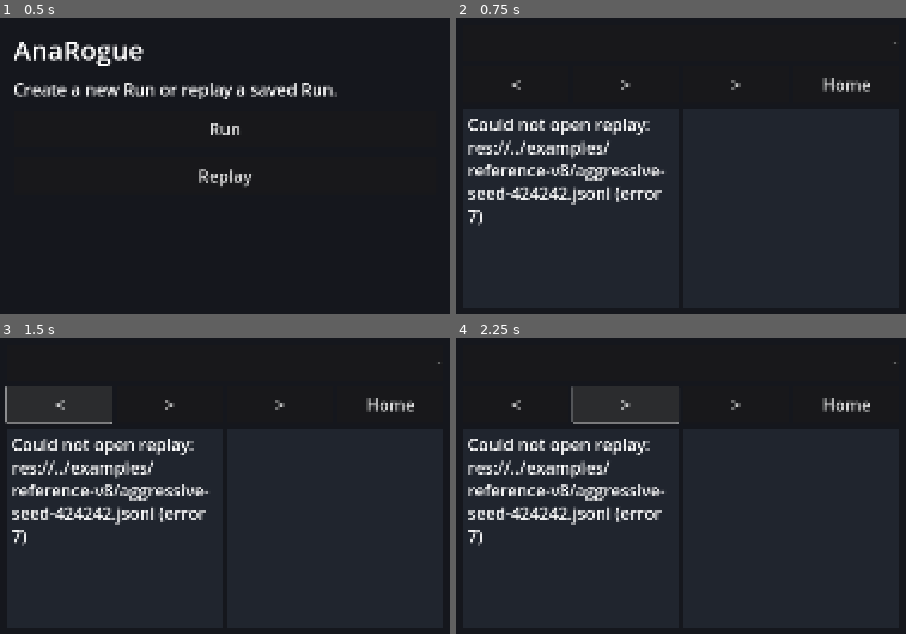
Above: before the commit, frames 1-4 (two rows, left to right).
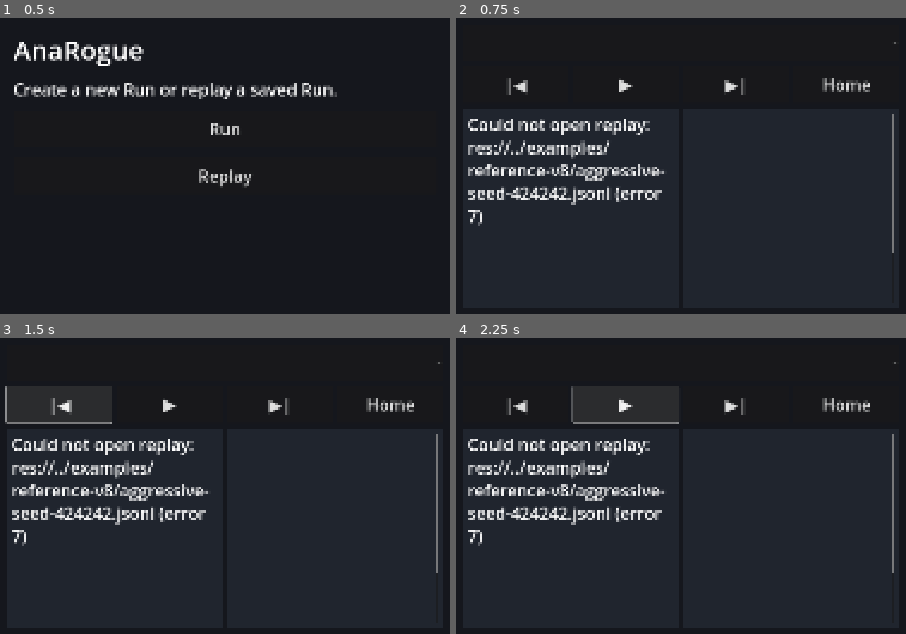
Above: after the commit, the same moments.

Repository: torafugu/anarogue
Game: Godot game, scene res://scenes/home.tscn
Same seed, same stepped clock (60 frames per second), same inputs: the game is played once before the commit and once after it.
Inputs:
- Up to frame 1 (0.5 s): no input
- Up to frame 2 (0.75 s): click "Replay" at 0.5 s
- Up to frame 3 (1.5 s): click "<" (after the commit: "|◀") at 1.25 s
- Up to frame 4 (2.25 s): click ">" (after the commit: "▶") at 2 s

Frame 1 is identical in both runs. In frame 2, 0.6% of the frame differs, in the area x 11-98%, y 20-80%; in frame 3, 0.6%; in frame 4, 0.6%.

Commit message:
Use Replay transport symbols and individual player status labels

Diff:
--- a/game/scripts/replay_viewer.gd
+++ b/game/scripts/replay_viewer.gd
@@ -41,7 +41,7 @@
 var pending_catalog_run := ""
 var run_selector: OptionButton
 var status_label: RichTextLabel
-var player_label: RichTextLabel
+var player_labels: Dictionary[String, Label] = {}
 var log_panel: PanelContainer
 var player_panel: PanelContainer
 var map_overlay: PanelContainer
@@ -94,13 +94,13 @@
 	run_selector.item_selected.connect(select_run_at)
 	add_child(run_selector)
 
-	var previous_button := make_button("<", previous_frame)
+	var previous_button := make_button("|◀", previous_frame)
 	previous_button.name = "PreviousButton"
 	previous_button.tooltip_text = "Previous frame (Left arrow)"
-	play_button = make_button(">", toggle_playing)
+	play_button = make_button("▶", toggle_playing)
 	play_button.name = "PlayButton"
 	play_button.tooltip_text = "Play / Pause (Space)"
-	var next_button := make_button(">", next_frame)
+	var next_button := make_button("▶|", next_frame)
 	next_button.name = "NextButton"
 	next_button.tooltip_text = "Next frame (Right arrow)"
 	var simulator_button := make_button("Home", open_home)
@@ -110,8 +110,22 @@
 	status_label = make_info_text("LogText")
 	log_panel.add_child(status_label)
 	player_panel = make_info_panel("PlayerPanel")
-	player_label = make_info_text("PlayerInfo")
-	player_panel.add_child(player_label)
+	var player_scroll := ScrollContainer.new()
+	player_scroll.name = "PlayerScroll"
+	player_scroll.horizontal_scroll_mode = ScrollContainer.SCROLL_MODE_DISABLED
+	player_panel.add_child(player_scroll)
+	var player_info := VBoxContainer.new()
+	player_info.name = "PlayerInfo"
+	player_info.size_flags_horizontal = Control.SIZE_EXPAND_FILL
+	player_info.add_theme_constant_override("separation", 8)
+	player_scroll.add_child(player_info)
+	for key in ["level", "xp", "hp", "attack", "defense", "weapon_kind", "range", "potions", "weapon", "armor"]:
+		var label := Label.new()
+		label.name = key.to_pascal_case() + "Label"
+		label.autowrap_mode = TextServer.AUTOWRAP_WORD_SMART
+		label.size_flags_horizontal = Control.SIZE_EXPAND_FILL
+		player_info.add_child(label)
+		player_labels[key] = label
 
 	map_overlay = PanelContainer.new()
 	map_overlay.name = "MapOverlay"
@@ -304,7 +318,7 @@
 	reset_log_history()
 	frame_index = 0
 	playing = false
-	play_button.text = ">"
+	play_button.text = "▶"
 	update_status()
 	queue_redraw()
 
@@ -323,7 +337,7 @@
 	run_selector.select(replay.run_ids.size() - 1)
 	frame_index = 0
 	playing = false
-	play_button.text = ">"
+	play_button.text = "▶"
 	update_status()
 	queue_redraw()
 
@@ -334,7 +348,7 @@
 	var key := str(run_selector.get_item_metadata(index))
 	if not catalog_runs.is_empty():
 		playing = false
-		play_button.text = ">"
+		play_button.text = "▶"
 		pending_catalog_run = key
 		catalog.load_run(key)
 	elif replay.select_run(key):
@@ -356,7 +370,7 @@
 	arrow_elapsed = 0.0
 	if frame_index == replay.frames.size() - 1:
 		playing = false
-		play_button.text = ">"
+		play_button.text = "▶"
 	update_status()
 	queue_redraw()
 
@@ -367,7 +381,7 @@
 	if frame_index == replay.frames.size() - 1:
 		frame_index = 0
 	playing = not playing
-	play_button.text = "||" if playing else ">"
+	play_button.text = "⏸" if playing else "▶"
 	auto_elapsed = 0.0
 	update_status()
 	queue_redraw()
@@ -422,7 +436,8 @@
 	result_popup.hide()
 	if replay.frames.is_empty():
 		status_label.text = "No replay frames."
-		player_label.text = ""
+		for label in player_labels.values():
+			label.text = ""
 		map_overlay.hide()
 		return
 	var frame: Dictionary = replay.frames[frame_index]
@@ -446,13 +461,16 @@
 	var equipment: Dictionary = player.get("equipment", {})
 	var weapon = equipment.get("weapon")
 	var armor = equipment.get("armor")
-	player_label.text = "Lv %d · XP %d/%d\nHP %d/%d\nATK %d [%s] · DEF %d (%d+%d)\n%s range %d · Potions %d/3\nW %s\nD %s" % [
-		player.get("level", 1), player.get("xp", 0), int(player.get("level", 1)) * 8,
-		player.get("hp", 0), player.get("max_hp", 0), player.get("attack", 0), raw_attack_text,
-		player.get("defense", 0), player.get("base_defense", 0), player.get("defense_bonus", 0),
-		player.get("weapon_kind", "melee"), player.get("attack_range", 1), int(player.get("inventory", {}).get("health_potion", 0)),
-		weapon["id"] if weapon != null else "none", armor["id"] if armor != null else "none"
-	]
+	player_labels["level"].text = "Lv %d" % player.get("level", 1)
+	player_labels["xp"].text = "XP %d/%d" % [player.get("xp", 0), int(player.get("level", 1)) * 8]
+	player_labels["hp"].text = "HP %d/%d" % [player.get("hp", 0), player.get("max_hp", 0)]
+	player_labels["attack"].text = "ATK %d [%s]" % [player.get("attack", 0), raw_attack_text]
+	player_labels["defense"].text = "DEF %d (%d+%d)" % [player.get("defense", 0), player.get("base_defense", 0), player.get("defense_bonus", 0)]
+	player_labels["weapon_kind"].text = "Weapon type %s" % player.get("weapon_kind", "melee")
+	player_labels["range"].text = "Range %d" % player.get("attack_range", 1)
+	player_labels["potions"].text = "Potions %d/3" % int(player.get("inventory", {}).get("health_potion", 0))
+	player_labels["weapon"].text = "W %s" % (weapon["id"] if weapon != null else "none")
+	player_labels["armor"].text = "D %s" % (armor["id"] if armor != null else "none")
 	update_log_history()
 
 func reset_log_history() -> void:
--- a/game/tests/replay_popup_test.gd
+++ b/game/tests/replay_popup_test.gd
@@ -45,8 +45,8 @@
 	if growth_frame >= 0:
 		viewer.set_frame(growth_frame)
 		var player: Dictionary = viewer.replay.frames[growth_frame]["player_state"]
-		check(viewer.player_label.text.contains("Lv %d" % player["level"]), "growth replay shows current level")
-		check(viewer.player_label.text.contains("XP %d/%d" % [player["xp"], player["level"] * 8]), "growth replay shows current XP threshold")
+		check(viewer.player_labels["level"].text == "Lv %d" % player["level"], "growth replay shows current level")
+		check(viewer.player_labels["xp"].text == "XP %d/%d" % [player["xp"], player["level"] * 8], "growth replay shows current XP threshold")
 		check(viewer.status_label.text.contains("Growth ") and viewer.status_label.text.contains("vs stairs"), "growth replay renders the comparison")
 
 	viewer.load_replay("res://../examples/reference-v6/cautious-seed-1.jsonl")
@@ -59,7 +59,7 @@
 	if shot_frame >= 0:
 		viewer.set_frame(shot_frame)
 		check(viewer.status_label.text.contains("Player bow shot"), "replay labels Player arrows")
-		check(viewer.player_label.text.contains("bow range 5"), "replay shows bow kind and range")
+		check(viewer.player_labels["weapon_kind"].text == "Weapon type bow" and viewer.player_labels["range"].text == "Range 5", "replay shows bow kind and range")
 
 	viewer.load_replay("res://../examples/reference-v7/cautious-seed-27-cycle.jsonl")
 	var windup_frame := -1
@@ -115,14 +115,19 @@
 			for j in range(i + 1, controls.size()):
 				check(not controls[i].get_rect().intersects(controls[j].get_rect()), "controls do not overlap at %s" % dimensions)
 		check(viewer.get_node_or_null("CatalogStatus") == null, "catalog count is removed")
-		check(not viewer.player_label.text.contains("Strategy"), "player status omits strategy")
+		check(not viewer.player_labels.has("strategy"), "player status omits strategy")
+		check(viewer.player_labels.size() == 10, "each player stat has a dedicated Label")
+		var player_scroll: ScrollContainer = viewer.player_panel.get_node("PlayerScroll")
+		check(player_scroll.get_v_scroll_bar().max_value > player_scroll.get_v_scroll_bar().page, "individual status labels remain scrollable")
+		for label in viewer.player_labels.values():
+			check(label.size.x <= player_scroll.size.x, "status labels fit panel width")
 		var button_y: float = viewer.play_button.position.y
 		for name in ["PreviousButton", "NextButton", "SimulatorButton"]:
 			check(is_equal_approx(viewer.get_node(name).position.y, button_y), "all playback buttons share one row")
-		check(viewer.get_node("PreviousButton").text == "<" and viewer.get_node("NextButton").text == ">", "step controls use symbols")
-		check(viewer.play_button.text == ">", "paused playback shows play symbol")
+		check(viewer.get_node("PreviousButton").text == "|◀" and viewer.get_node("NextButton").text == "▶|", "step controls use symbols")
+		check(viewer.play_button.text == "▶", "paused playback shows play symbol")
 		viewer.toggle_playing()
-		check(viewer.play_button.text == "||", "playing shows pause symbol")
+		check(viewer.play_button.text == "⏸", "playing shows pause symbol")
 		viewer.toggle_playing()
 		var badge_size := viewer.map_overlay.size
 		# Include digit-count boundaries and the terminal frame after container layout settles.
@@ -132,7 +137,7 @@
 			await process_frame
 			check(viewer.map_overlay.size.is_equal_approx(badge_size), "badge size stays fixed at frame %d / %s" % [index, dimensions])
 			check(viewer.map_status_label.get_line_count() == 1, "badge remains a single line")
-		check(viewer.play_button.text == ">", "terminal frame restores play symbol")
+		check(viewer.play_button.text == "▶", "terminal frame restores play symbol")
 		check(viewer.map_rect().encloses(viewer.result_popup.get_rect()), "result popup fits maze at %s" % dimensions)
 		check(viewer.map_rect().encloses(viewer.map_overlay.get_rect()), "depth/frame/turn badge fits maze at %s" % dimensions)
 		viewport.free()
Not shown, changed: USER_MANUAL.md
